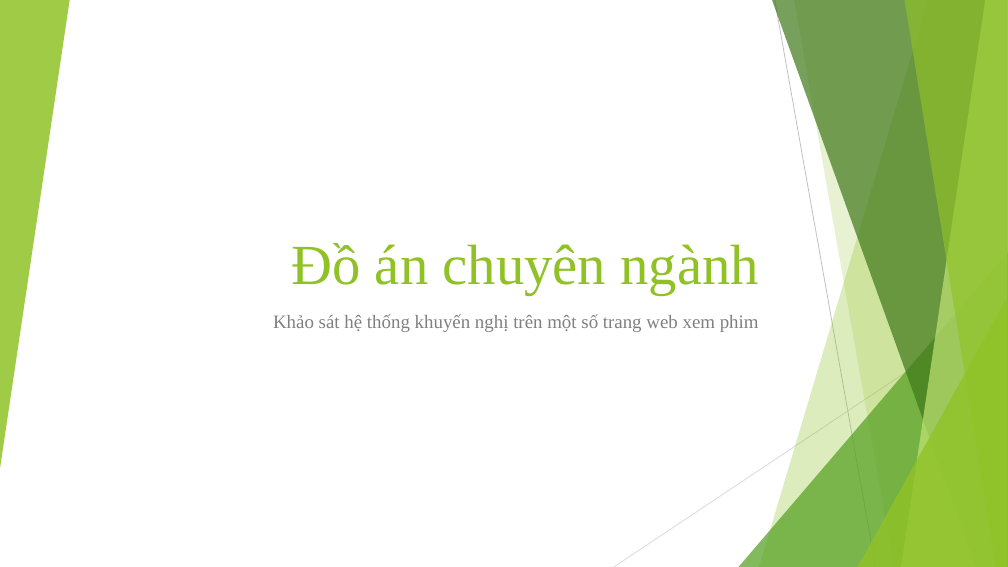
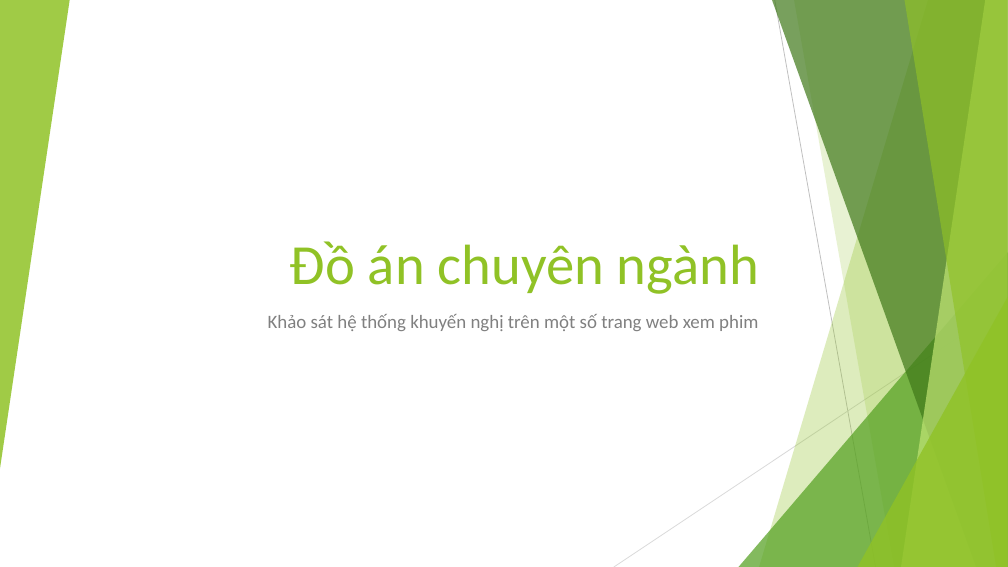
Before and after one commit to EdgarIgnite16/Specialized-Projects, a slide deck: slide 1 of DACN_ThuyetTrinh.pptx. Drawn at 1008x567 pixels with LibreOffice and Linux fonts; fonts in the diff are those of the drawing. Boxes give left, top, right and bottom in pixels: in the first picture for what was removed or moved away, otherwise in the second. Text is boxed around its words. In the diff, an @@ line names an element or a change of style, - is before the commit and + after.

```diff
--- a/DACN_ThuyetTrinh.pptx
+++ b/DACN_ThuyetTrinh.pptx
@@ title "Đồ án chuyên ngành" at (290,241,759,294): font Times New Roman to Calibri @@
@@ subtitle "Khảo sát hệ thống khuyến ..." at (268,314,758,331): font Times New Roman to Calibri @@
```
Also in this commit, not shown: 7 slides added, 1 slide removed, 2 other files.
